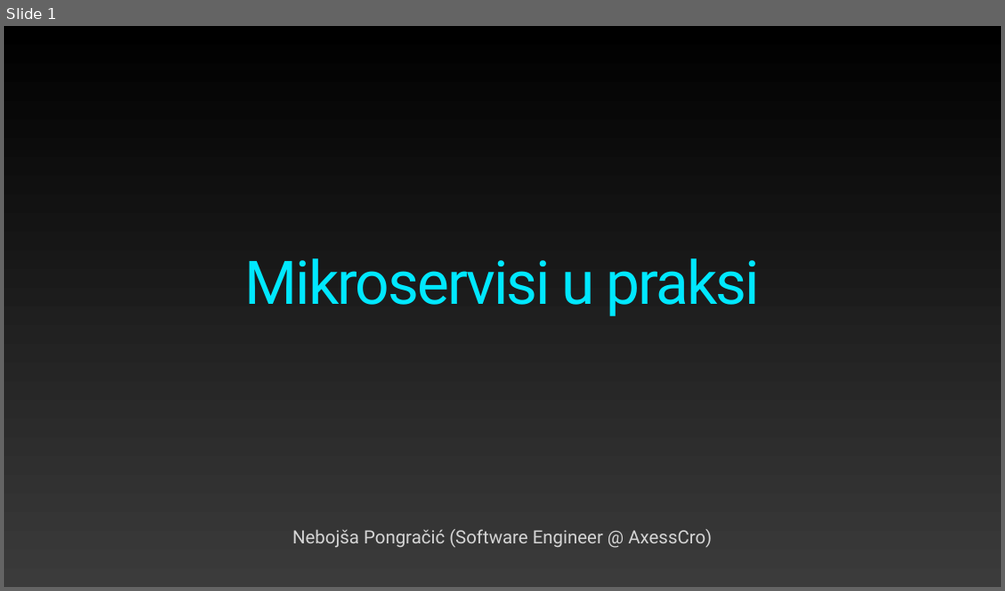
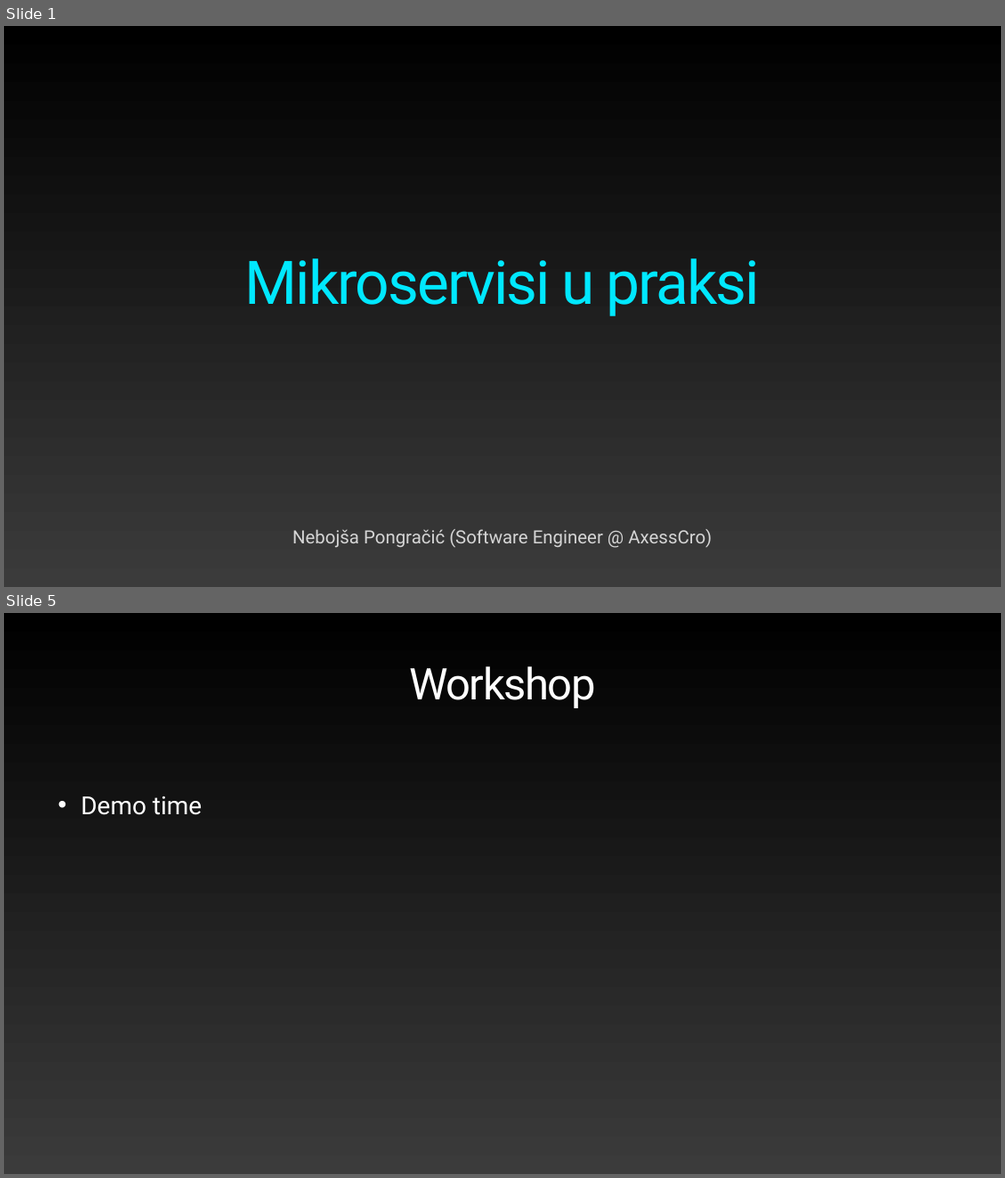
Before and after one commit to npongracic/tech43-microservices-in-practice, a slide deck: microservices-in-practice.pptx. Shown one above the other, each under a label of ours: slide 1 before the commit, slides 1 and 5 after it; the slides between them are not shown. The pictures are 1005x591 and 1005x1178 pixels, drawn with LibreOffice and Linux fonts; fonts in the diff are those of the drawing. Boxes give left, top, right and bottom in pixels: in the first picture for what was removed or moved away, otherwise in the second. Text is boxed around its words. In the diff, an @@ line names an element or a change of style, - is before the commit and + after.

```diff
--- a/microservices-in-practice.pptx
+++ b/microservices-in-practice.pptx
@@ slide 5 added at box(4, 613, 1001, 1174), background gradient #000000 to #3B3B3B @@
@@ title added at box(409, 666, 596, 708), 84 pt, text gradient #FFFFFF to #929292 @@
+Workshop
@@ text added at box(81, 796, 202, 815), 48 pt, text #FFFFFF @@
+• Demo time
```
Also in this commit, not shown: 4 other slides added, 1 slide removed, 18 other files.
